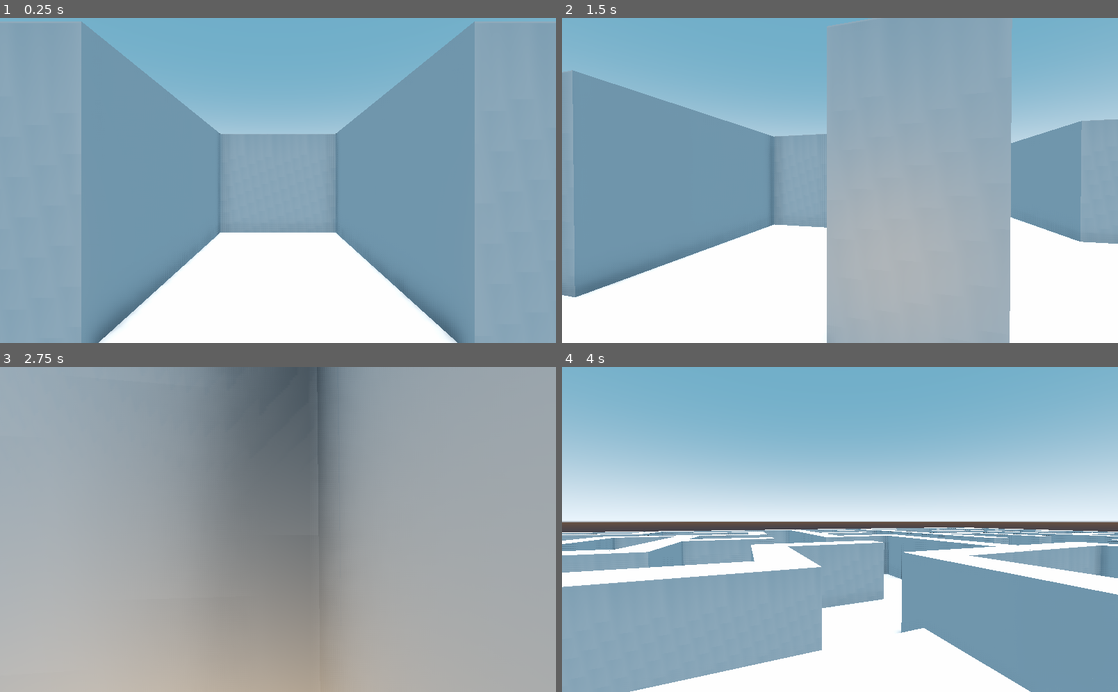
Above: before the commit, frames 1-4 (two rows, left to right).
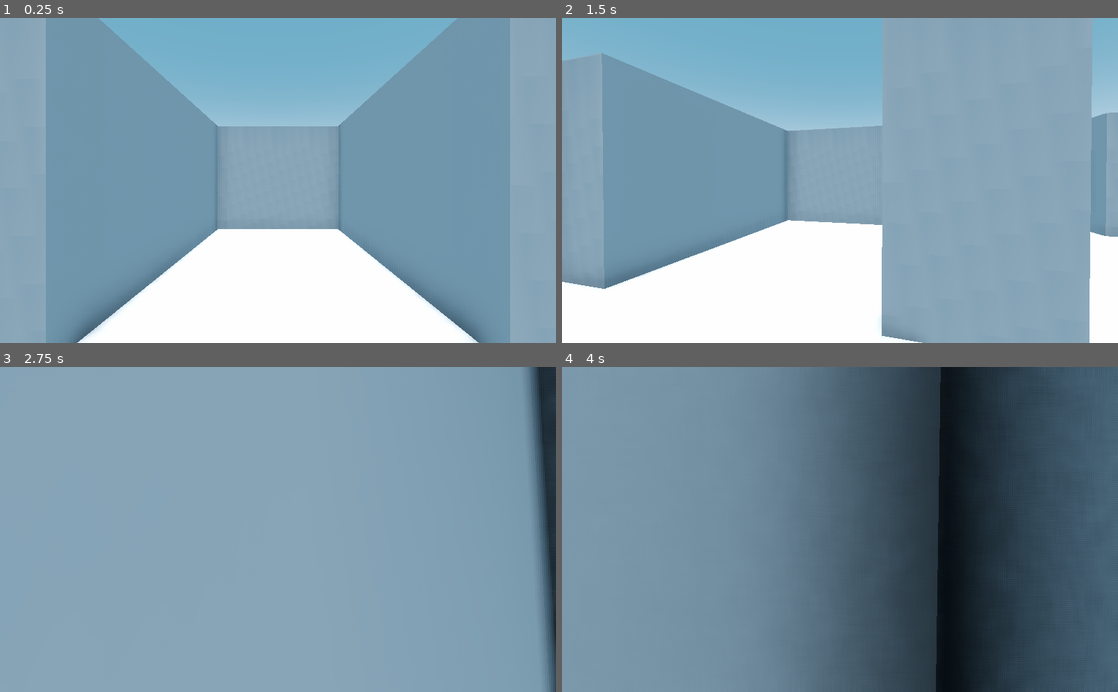
Above: after the commit, the same moments.

Repository: pragma-strict/stone-soup-GGJ
Game: Godot game, scene res://Scenes/Main.tscn
Two runs of this game, one before a commit and one after it. Both use one fixed random seed, a clock stepped at 60 frames per second and the inputs below.
Inputs (mouse positions are in pixels of both pictures, inside the frame that each line leads up to):
- Up to frame 1 (0.25 s): no input
- Up to frame 2 (1.5 s): tap Enter at 0.5 s; move the mouse to (962, 164) at 0.52 s; hold D (move_right) 0.53-1.28 s; click (962, 164) at 0.67 s; tap Space (action_jump) at 0.77 s; move the mouse to (812, 180) at 1.27 s; hold W (move_forward) from 1.28 s (still down)
- Up to frame 3 (2.75 s): keep holding W (move_forward); tap Space (action_jump) at 1.52 s; move the mouse to (289, 523) at 2.02 s
- Up to frame 4 (4 s): keep holding W (move_forward); move the mouse to (834, 536) at 2.77 s; tap Space (action_jump) at 3.02, 3.77 s; move the mouse to (878, 532) at 3.52 s

The runs differ from the first frame. In frame 1, 14% of the frame differs, in the area x 8-92%, y 0-100%; in frame 2, 28%; in frame 3, 82%; in frame 4, 87%, in the area x 0-100%, y 0-100%.

Commit message:
Fix wall enable/disable

Diff:
--- a/Scenes/Main.tscn
+++ b/Scenes/Main.tscn
@@ -6,7 +6,7 @@
 [ext_resource path="res://Meshes/wall.obj" type="ArrayMesh" id=4]
 [ext_resource path="res://Meshes/path.obj" type="ArrayMesh" id=5]
 [ext_resource path="res://Scripts/PlayerCam.gd" type="Script" id=6]
-[ext_resource path="res://Scripts/Player.gd" type="Script" id=7]
+[ext_resource path="res://Scripts/PlayerController.gd" type="Script" id=7]
 [ext_resource path="res://Scripts/GameManager.gd" type="Script" id=8]
 [ext_resource path="res://Scenes/Wall Tile.tscn" type="PackedScene" id=9]
 [ext_resource path="res://Scenes/Floor Tile.tscn" type="PackedScene" id=10]
@@ -14,8 +14,6 @@
 [ext_resource path="res://Scenes/Door Tile.tscn" type="PackedScene" id=12]
 
 [sub_resource type="CylinderShape" id=6]
-
-[sub_resource type="PlaneMesh" id=4]
 
 [sub_resource type="Animation" id=5]
 resource_name = "test"
@@ -30,8 +28,12 @@
 "times": PoolRealArray( 0, 4 ),
 "transitions": PoolRealArray( 0.31864, 1 ),
 "update": 0,
-"values": [ 16.0, 0.0 ]
+"values": [ 50.0, 0.0 ]
 }
+
+[sub_resource type="PlaneMesh" id=4]
+
+[sub_resource type="BoxShape" id=7]
 
 [node name="GameManager" type="Node"]
 script = ExtResource( 8 )
@@ -61,10 +63,11 @@
 __meta__ = {
 "_edit_group_": true
 }
-movement_speed = 10.0
+jump_strength = 14.0
+movement_speed = 8.0
 
 [node name="PlayerCam" type="Camera" parent="Player"]
-transform = Transform( 1, 0, 0, 0, 1, 0, 0, 0, 1, 0, 0.898164, 0.384132 )
+transform = Transform( 1, 0, 0, 0, 1, 0, 0, 0, 1, 0, 0.69836, 0 )
 script = ExtResource( 6 )
 
 [node name="CollisionShape" type="CollisionShape" parent="Player"]
@@ -73,18 +76,10 @@
 
 [node name="TorchLight" type="OmniLight" parent="Player"]
 light_color = Color( 0.709804, 0.513726, 0.0509804, 1 )
-light_energy = 10.0
+light_energy = 0.0
 shadow_enabled = true
-omni_attenuation = 6.72717
-
-[node name="MeshInstance" type="MeshInstance" parent="."]
-transform = Transform( 25, 0, 0, 0, 1, 0, 0, 0, 25, 0, 0, 0 )
-mesh = SubResource( 4 )
-skeleton = NodePath("")
-material/0 = null
-__meta__ = {
-"_edit_lock_": true
-}
+omni_range = 11.054
+omni_attenuation = 6.9644
 
 [node name="Sun" type="DirectionalLight" parent="."]
 transform = Transform( 0.290803, -0.956782, -0.00126769, 0.0618847, 0.0174869, 0.99793, -0.95478, -0.290279, 0.0642954, -0.0146017, 9.34512, 0.0110121 )
@@ -97,3 +92,18 @@
 [node name="AnimationPlayer" type="AnimationPlayer" parent="."]
 root_node = NodePath("../Player/TorchLight")
 anims/test = SubResource( 5 )
+
+[node name="Ground Plane" type="StaticBody" parent="."]
+transform = Transform( 25, 0, 0, 0, 1, 0, 0, 0, 25, 0, 0, 0 )
+
+[node name="MeshInstance" type="MeshInstance" parent="Ground Plane"]
+mesh = SubResource( 4 )
+skeleton = NodePath("")
+material/0 = null
+__meta__ = {
+"_edit_lock_": true
+}
+
+[node name="CollisionShape" type="CollisionShape" parent="Ground Plane"]
+transform = Transform( 25, 0, 0, 0, 1, 0, 0, 0, 25, 0, -1, 0 )
+shape = SubResource( 7 )
--- a/Scripts/MazeTileBase.gd
+++ b/Scripts/MazeTileBase.gd
@@ -5,8 +5,7 @@
 var type:String
 var position:Vector3
 var rotation:int
-var mesh:Mesh
-var mesh_instance:MeshInstance
+var scene_instance
 
 var packed_scene:PackedScene
 
@@ -18,24 +17,17 @@
 
 
 func create_scene_instance(scale):
-	var scene = packed_scene.instance()
-	scene.translate_object_local(position)
-	scene.rotate_object_local(Vector3(0, 1, 0), rotation * PI/2)
-	scene.scale_object_local(Vector3(scale, scale, scale))
-	return scene
-
-
-func create_mesh_instance(scale):
-	mesh_instance = MeshInstance.new()
-	mesh_instance.mesh = mesh
-	mesh_instance.translate_object_local(position)
-	mesh_instance.rotate_object_local(Vector3(0, 1, 0), rotation * PI/2)
-	mesh_instance.scale_object_local(Vector3(scale, scale, scale))
-	return mesh_instance
+	scene_instance = packed_scene.instance()
+	scene_instance.translate_object_local(position)
+	scene_instance.rotate_object_local(Vector3(0, 1, 0), rotation * PI/2)
+	scene_instance.scale_object_local(Vector3(scale, scale, scale))
+	return scene_instance
 
 
 func deactivate():
-	mesh_instance.hide()
+	scene_instance.get_node("MeshInstance").hide()
+	scene_instance.get_node("CollisionShape").disabled = true
 
 func activate():
-	mesh_instance.show()
+	scene_instance.get_node("MeshInstance").show()
+	scene_instance.get_node("CollisionShape").disabled = false
Not shown: 1 places in Scenes/Main.tscn that only renumber resources
Renamed: Scripts/Player.gd -> Scripts/PlayerController.gd
